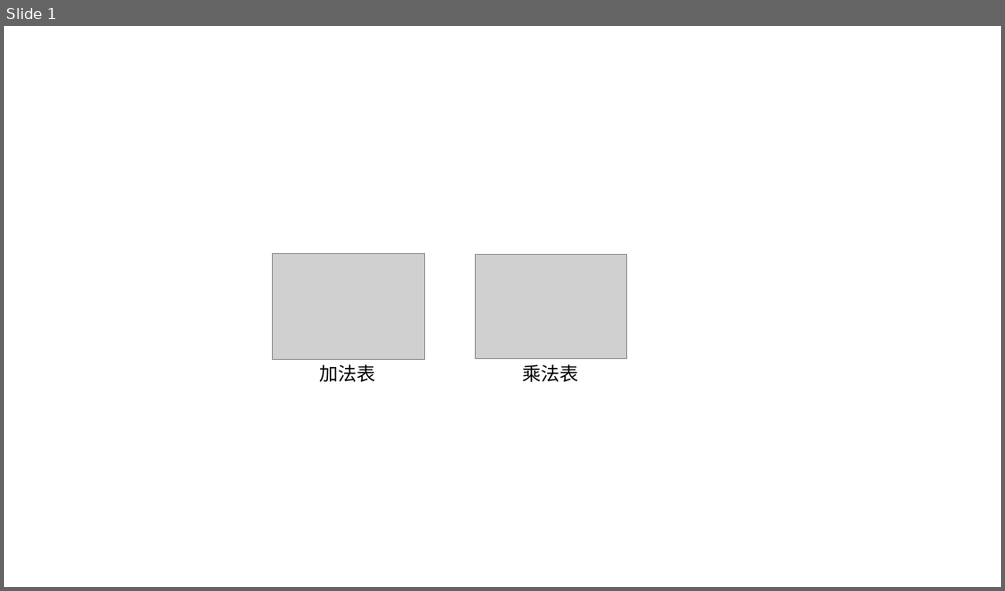
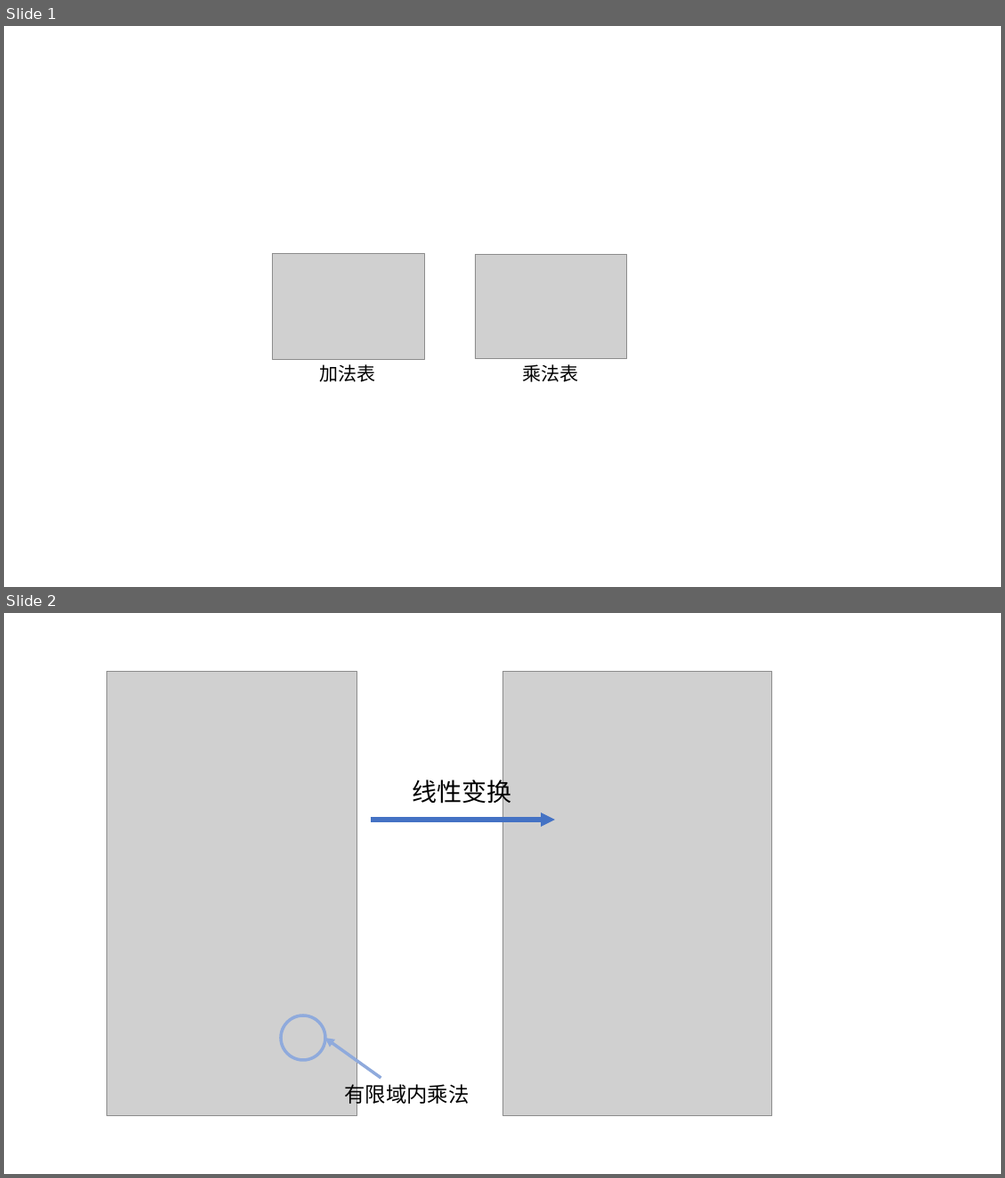
Before and after one commit to grandsail/grandsail.github.io, a slide deck: assets/rs-caucy/RS-Caucy.pptx. Shown one above the other, each under a label of ours: slide 1 before the commit, slides 1 and 2 after it. The pictures are 1005x591 and 1005x1178 pixels, drawn with LibreOffice and Linux fonts; fonts in the diff are those of the drawing; grey boxes stand for pictures. Boxes give left, top, right and bottom in pixels: in the first picture for what was removed or moved away, otherwise in the second. Text is boxed around its words. In the diff, an @@ line names an element or a change of style, - is before the commit and + after.

```diff
--- a/assets/rs-caucy/RS-Caucy.pptx
+++ b/assets/rs-caucy/RS-Caucy.pptx
@@ slide 2 added at bbox=[4, 613, 1001, 1174], background #FFFFFF @@
@@ picture added at bbox=[106, 672, 357, 1115] @@
@@ picture added at bbox=[502, 672, 772, 1115] @@
@@ text added at bbox=[413, 776, 512, 808], 24 pt, text #000000 @@
+线性变换
@@ arrow added from (371, 819) to (555, 819), #4472C4 4.5 pt @@
@@ ellipse added at bbox=[281, 1015, 325, 1060], outline #8FAADC 3 pt @@
@@ arrow added from (380, 1078) to (324, 1038), #8FAADC 3 pt @@
@@ text added at bbox=[344, 1080, 469, 1107], 20 pt, text #000000 @@
+有限域内乘法
```
Also in this commit, not shown: 1 other slide added, 16 other files.
